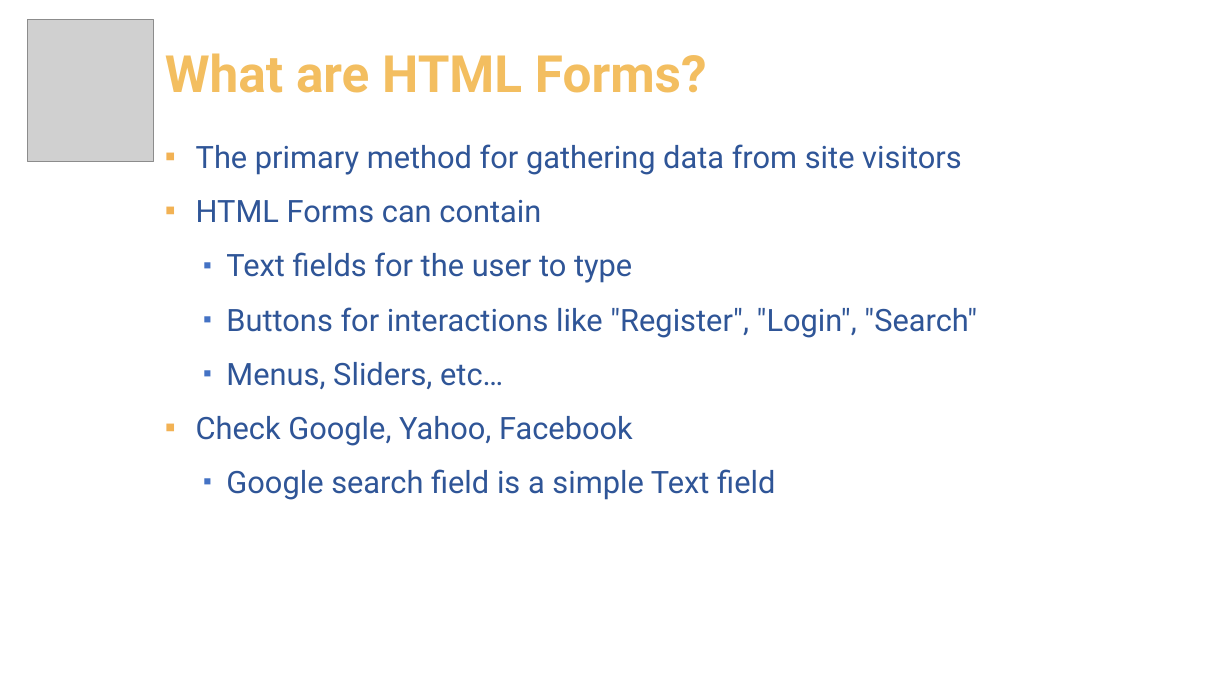
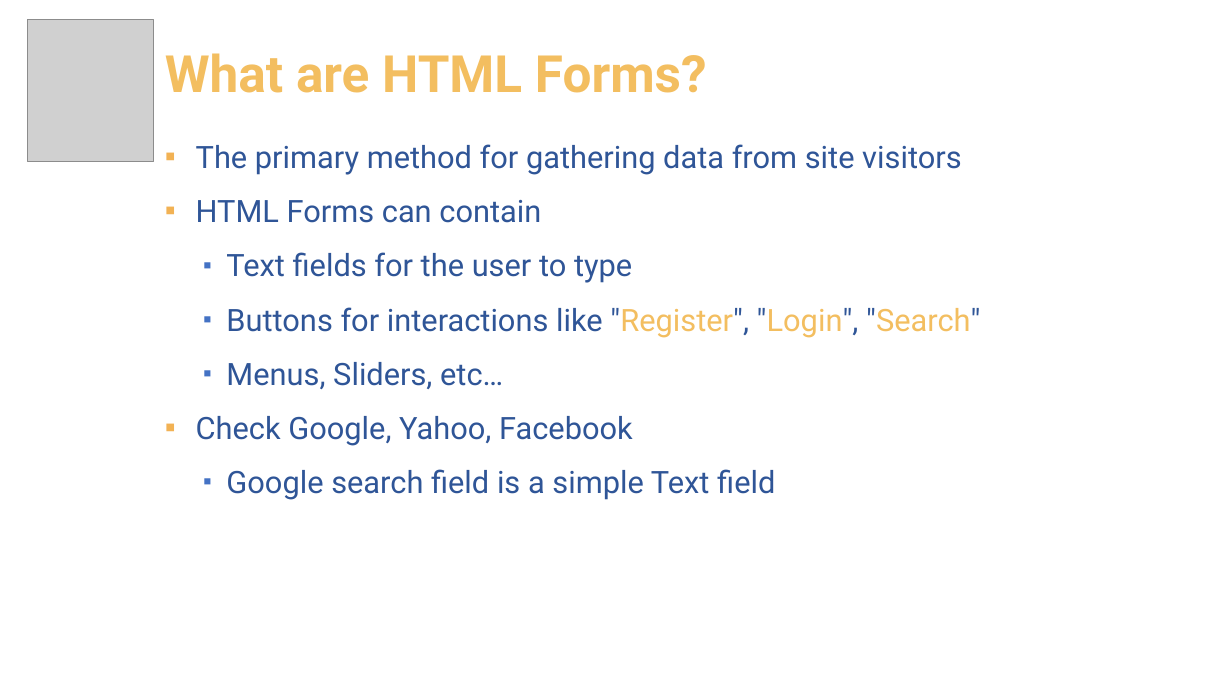
Before and after one commit to pirocorp/Web-Fundamentals---HTML5, a slide deck: slide 4 of 02A. HTML Fundamentals/03. HTML Forms and Frames/03. HTML Forms and Frames.pptx. Drawn at 1232x693 pixels with LibreOffice and Linux fonts; fonts in the diff are those of the drawing; grey boxes stand for pictures; background and template pictures are left out. Boxes give left, top, right and bottom in pixels: in the first picture for what was removed or moved away, otherwise in the second. Text is boxed around its words. In the diff, an @@ line names an element or a change of style, - is before the commit and + after.

```diff
--- a/02A. HTML Fundamentals/03. HTML Forms and Frames/03. HTML Forms and Frames.pptx
+++ b/02A. HTML Fundamentals/03. HTML Forms and Frames/03. HTML Forms and Frames.pptx
@@ text at (x1=226, y1=307, x2=980, y2=338): text colour #2F5597 to #F3BE60 in ""Register", "Login", "Search"" @@
```
Also in this commit, not shown: 1 other file.
